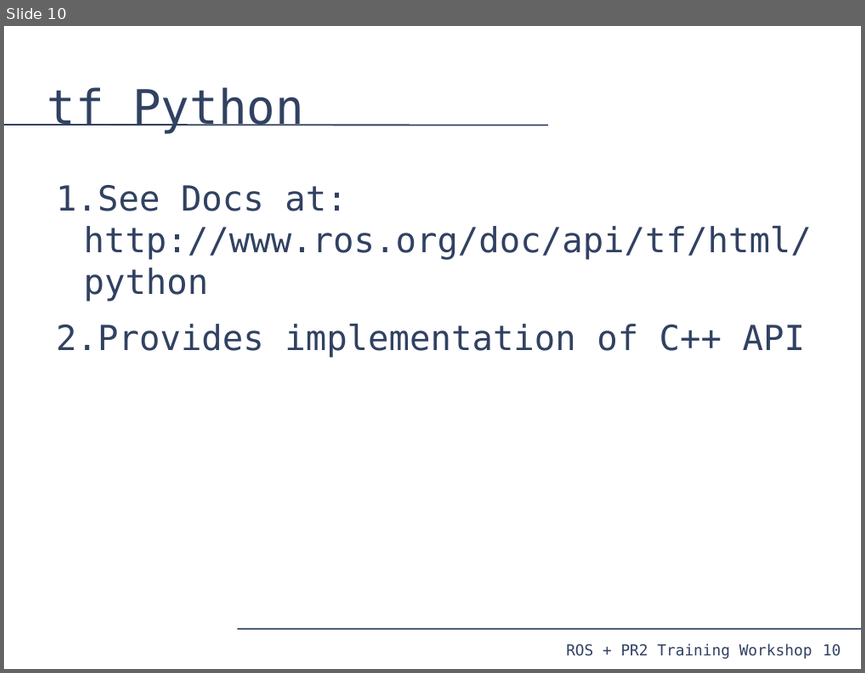
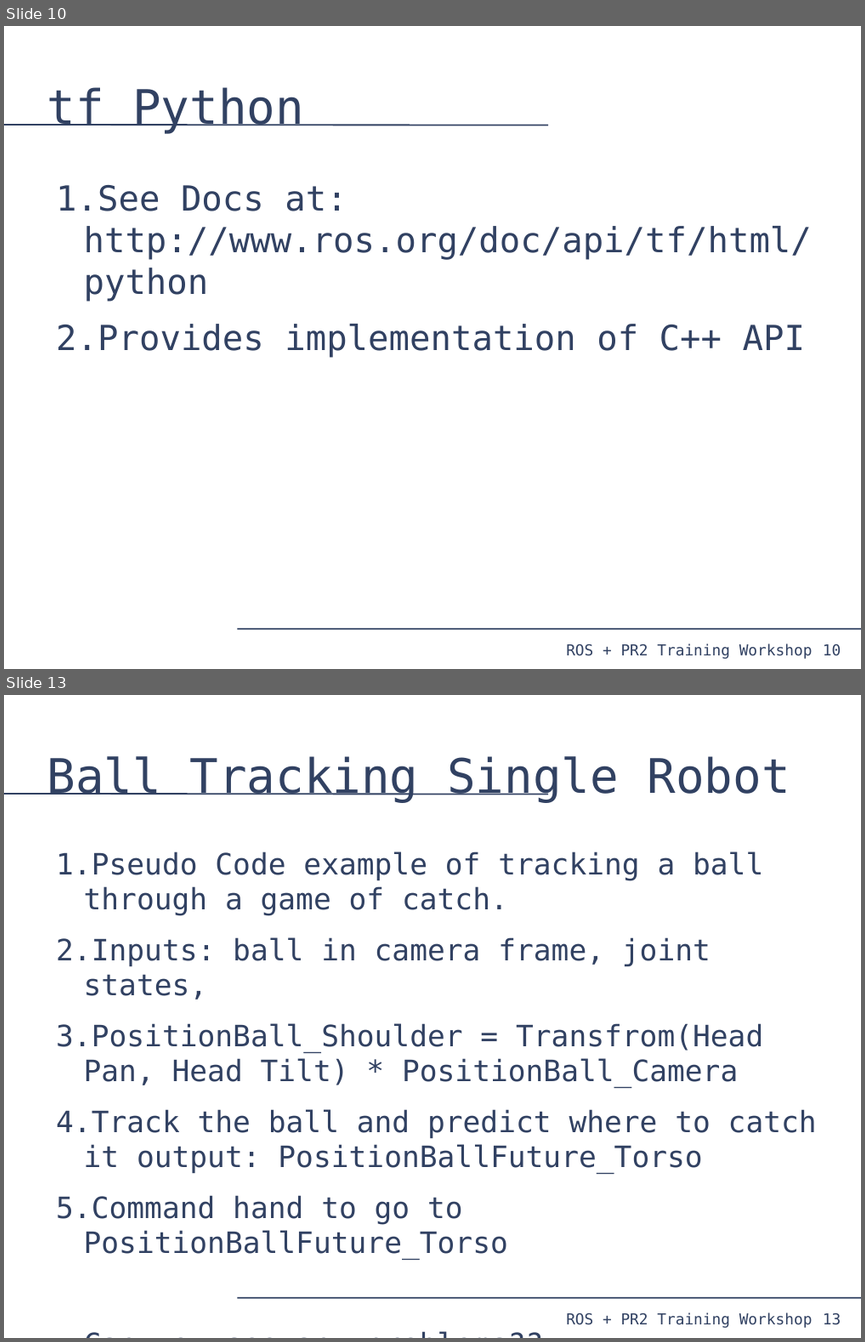
Before and after one commit to PR2/pr2_docs, a slide deck: pr2_training_workshop/tf/tf_training.odp. Shown one above the other, each under a label of ours: slide 10 before the commit, slides 10 and 13 after it; the slides between them are not shown. The pictures are 865x673 and 865x1342 pixels, drawn with LibreOffice and Linux fonts; fonts in the diff are those of the drawing. Boxes give left, top, right and bottom in pixels: in the first picture for what was removed or moved away, otherwise in the second. Text is boxed around its words. In the diff, an @@ line names an element or a change of style, - is before the commit and + after.

```diff
--- a/pr2_training_workshop/tf/tf_training.odp
+++ b/pr2_training_workshop/tf/tf_training.odp
@@ slide 13 added at <box>4,695,861,1338</box>, background #FFFFFF; not listed: 4 template elements that a slide beside it also shows @@
@@ title added at <box>46,756,790,803</box>, 44 pt, text #314162 @@
+Ball Tracking Single Robot
@@ text added at <box>56,851,817,1259</box>, 27.2 pt, text #314162 @@
+1. Pseudo Code example of tracking a ball through a game of catch.
+2. Inputs: ball in camera frame, joint states,
+3. PositionBall_Shoulder = Transfrom(Head Pan, Head Tilt) * PositionBall_Camera
+4. Track the ball and predict where to catch it output: PositionBallFuture_Torso
+5. Command hand to go to PositionBallFuture_Torso
+Can you see any problems??
```
Also in this commit, not shown: 1 slide changed, 9 other slides added, 1 slide removed.
